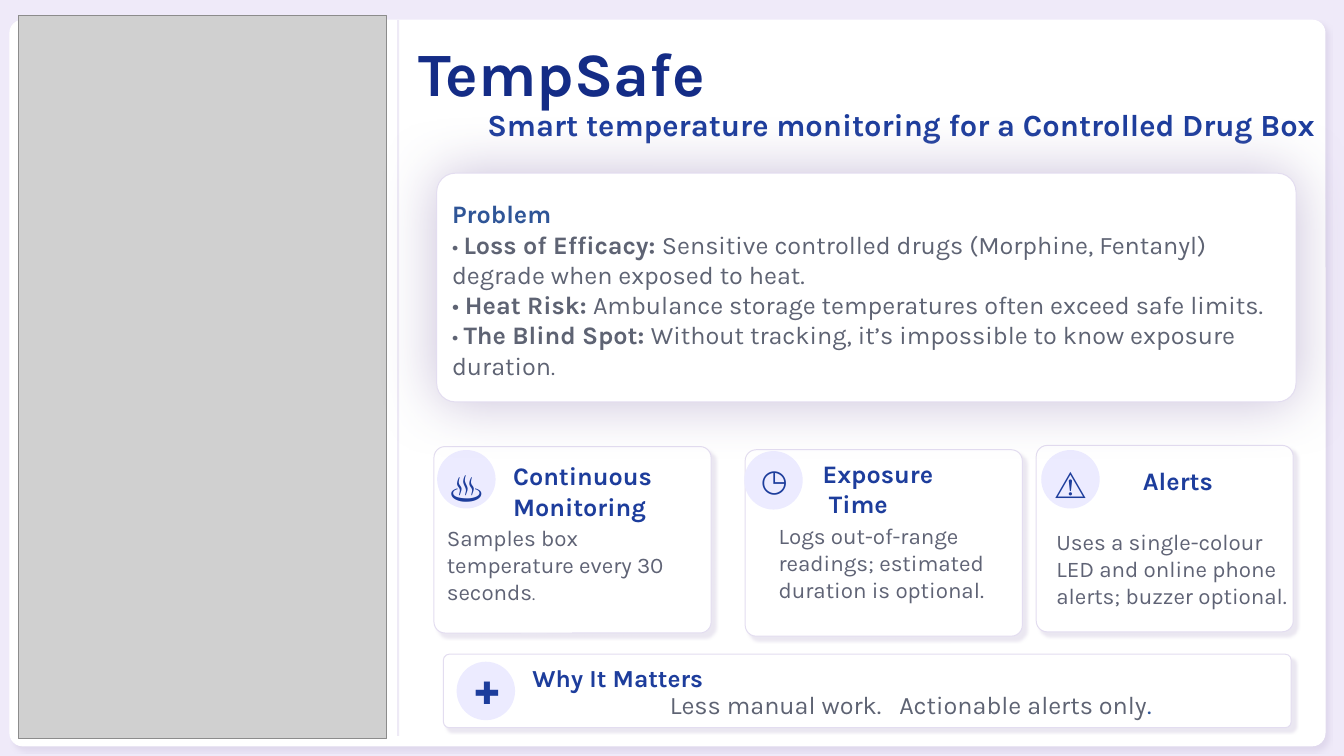
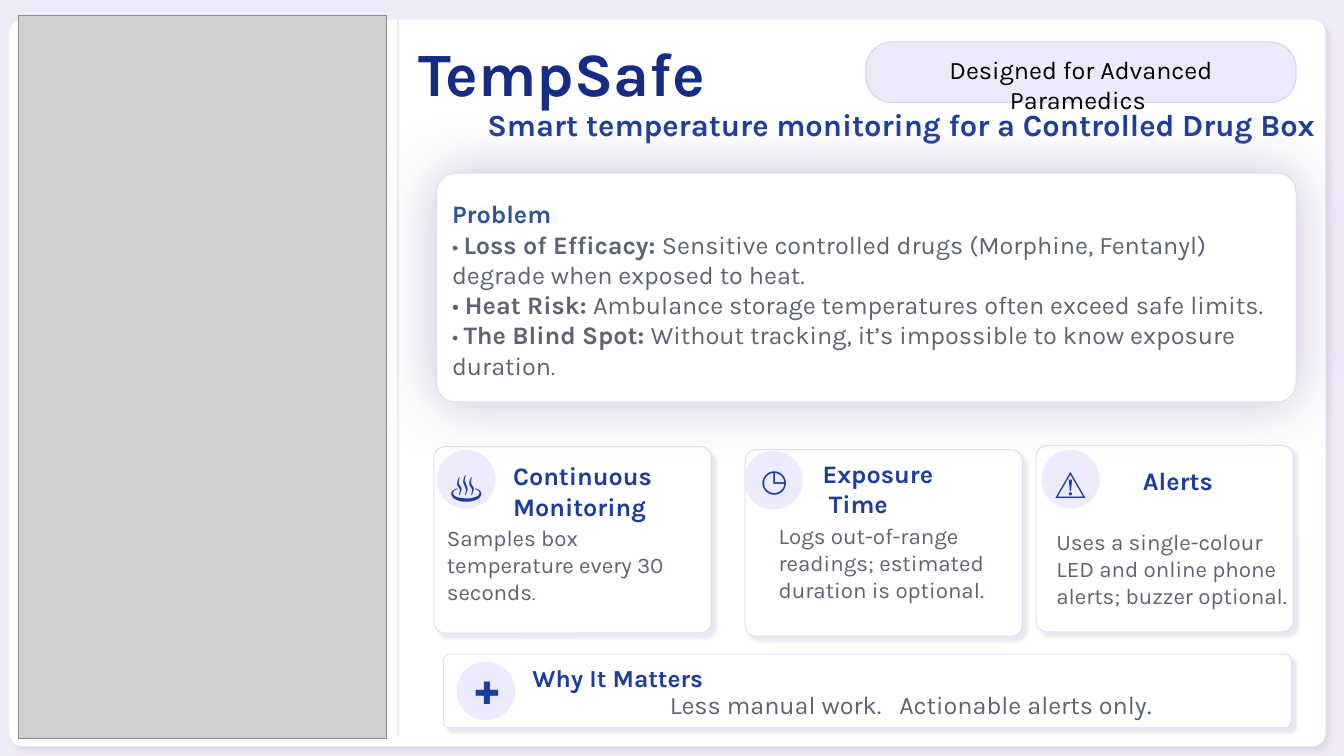
Before and after one commit to nikitsya/Smart-Box, a slide deck: slide 2 of docs/presentation/TempSafe_Elevator_Pitch.pptx. Drawn at 1344x756 pixels with LibreOffice and Linux fonts; fonts in the diff are those of the drawing; grey boxes stand for pictures. Boxes give left, top, right and bottom in pixels: in the first picture for what was removed or moved away, otherwise in the second. Text is boxed around its words. In the diff, an @@ line names an element or a change of style, - is before the commit and + after.

Commit message:
Update elevator pitch presentation

```diff
--- a/docs/presentation/TempSafe_Elevator_Pitch.pptx
+++ b/docs/presentation/TempSafe_Elevator_Pitch.pptx
@@ rounded rectangle added at [866,42,1297,103], fill #ECE9FB, outline #DAD3EF 0.8 pt, 18 pt, text #000000 @@
+Designed for Advanced Paramedics
```
